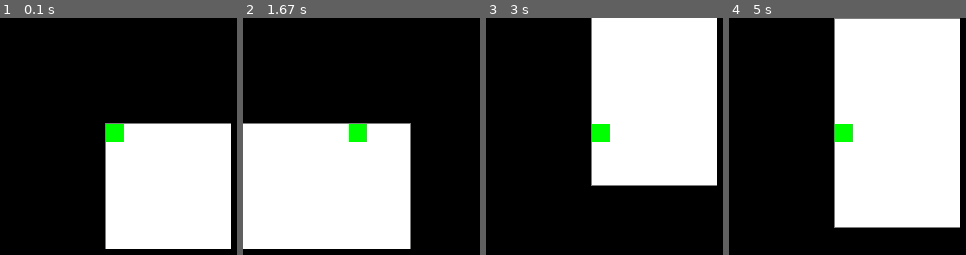
Above: before the commit, frames 1-4 (left to right).
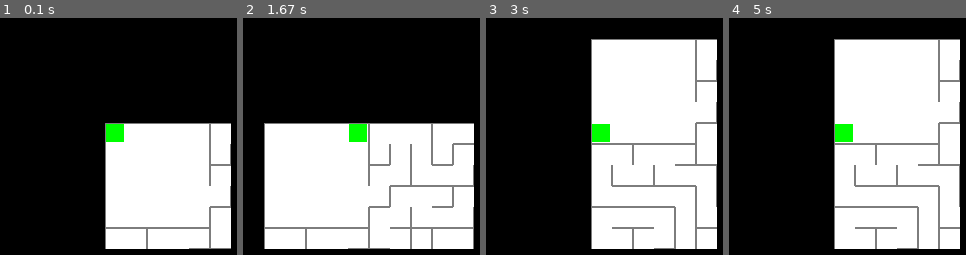
Above: after the commit, the same moments.

Repository: MartinRB45534/Escape
Game: pygame game, started from test_pygame.py
Two runs of this game, one before a commit and one after it. Both use one fixed random seed, a clock stepped at 60 frames per second and the inputs below.
Inputs:
- Up to frame 1 (0.1 s): no input
- Up to frame 2 (1.67 s): hold Right 0.33-0.8 s
- Up to frame 3 (3 s): hold Left 1.83-2.37 s; hold Down 2.4-2.87 s
- Up to frame 4 (5 s): hold Up 3.4-3.87 s; hold Down 4.57-4.93 s

The runs differ from the first frame. In frame 1, 1.1% of the frame differs, in the area x 44-98%, y 44-98%; in frame 2, 20%; in frame 3, 20%, in the area x 44-98%, y 0-98%; in frame 4, 12%.

Commit message:
Runner qui va vers la fin du labyrinthe

Diff:
--- a/Monstres.py
+++ b/Monstres.py
@@ -236,7 +236,10 @@
         return None
 
 class Runner(Monstre):
-    def __init__(self,position,largeur_vue,hauteur_vue,fin_lab_x,fin_lab_y,couleur=(255,0,0)):
+    def __init__(self,lab,largeur_lab,hauteur_lab,position,largeur_vue,hauteur_vue,fin_lab_x,fin_lab_y,couleur=(255,0,0)):
+        self.lab = lab
+        self.largeur_lab = hauteur_lab
+        self.hauteur_lab = largeur_lab
         self.position=position
         self.largeur_vue=largeur_vue
         self.hauteur_vue=hauteur_vue
@@ -254,13 +257,14 @@
         direction_voulue=None
 
         #on initialise le résolveut pour qu'il nous trouve la prochaine position
-        resolveur= Resolveur(vue,len(vue),len(vue[0]),self.fin_lab[0],self.fin_lab[1],self.position[0]-position_lab[0],self.position[1]-position_lab[1],"Largeur")
-        chemin=resolveur.resolution(True,False)
+        resolveur= Resolveur(self.lab.matrice_cases,self.largeur_lab,self.hauteur_lab,self.fin_lab[0],self.fin_lab[1],self.position[0],self.position[1],"Profondeur")
+        chemin=resolveur.resolution(True,False,False,False)
 
         #on renvoie la prochaine action a effectuer
         position_suivante=None
+
         if chemin!=None and chemin!=False:
-            if len(chemin)>2:
+            if len(chemin)>5:
                 position_suivante=chemin[1]
                 direction_voulue=self.direction_suivante(chemin[0],chemin[1])
 
--- a/Niveau.py
+++ b/Niveau.py
@@ -20,8 +20,8 @@
             self.LARGEUR_MUR = 1
 
         if difficulté == BEGINNER :
-            self.CASES_X = 5
-            self.CASES_Y = 5
+            self.CASES_X = 20
+            self.CASES_Y = 20
             res = True
             self.salles=[Patern(10,10,self.LARGEUR_CASE,self.LARGEUR_MUR)]
         elif difficulté == EASY :
@@ -52,10 +52,10 @@
 
         pygame.init()
         #poids permettants de manipuler l'aléatoire
-        self.poids=[2,6,2,1]
+        self.poids=[6,2,1,2]
 
         #salle pour exp monstres
-        self.salles.append(Patern(10,10,self.LARGEUR_CASE,self.LARGEUR_MUR,[[8,9]]))
+        self.salles.append(Patern(5,5,self.LARGEUR_CASE,self.LARGEUR_MUR,[[4,3]]))
 
         self.lab=Labyrinthe(self.CASES_X,self.CASES_Y,self.CASES_X-1,self.CASES_Y-1,self.LARGEUR_CASE,self.LARGEUR_MUR,self.poids,self.salles)
         self.lab.generation()
@@ -69,7 +69,7 @@
 
         #entitées
         self.joueur=Joueur()
-        self.monstres=[Runner([59,59],20,20,self.CASES_X-1,self.CASES_Y-1)]
+        self.monstres=[Runner(self.lab,self.CASES_X,self.CASES_Y,[15,15],20,20,self.CASES_X-1,self.CASES_Y-1)]
 
         #texte de fin
         font = pygame.font.SysFont(None, 72)
@@ -129,9 +129,9 @@
                 compteur_m=cooldown_monstres
 
                 for monstre in self.monstres:
-                    #vue_monstre,position_vue=self.lab.construire_vue(monstre.getPosition(),monstre.getLargeurVue(),monstre.getHauteurVue())
-                    #direction_voulue=monstre.decision(position_vue,vue_monstre,self.joueur.get_position())
-                    direction_voulue=monstre.decision([0,0],self.lab.getMatrice_cases(),self.joueur.get_position())
+                    vue_monstre,position_vue=self.lab.construire_vue(monstre.getPosition(),monstre.getLargeurVue(),monstre.getHauteurVue())
+                    direction_voulue=monstre.decision(position_vue,vue_monstre,self.joueur.get_position())
+                    #direction_voulue=monstre.decision([0,0],self.lab.getMatrice_cases(),self.joueur.get_position())
                     if direction_voulue!=None:
                         passe,newcoord=self.lab.peut_passer(monstre.getPosition(),direction_voulue)
                         if passe:
--- a/test_pygame.py
+++ b/test_pygame.py
@@ -2,9 +2,9 @@
 from Niveau import *
 from Constantes import *
 
-difficulté = HARD
+difficulté = EASY
 #mode affichage peut valoir voir_tout, parcours_en_profondeur ou aveugle. A gérer dans le menu ?
-mode_affichage = parcours_en_profondeur
+mode_affichage = voir_tout
 
 niv = Niveau(difficulté,mode_affichage)
 niv.run()
